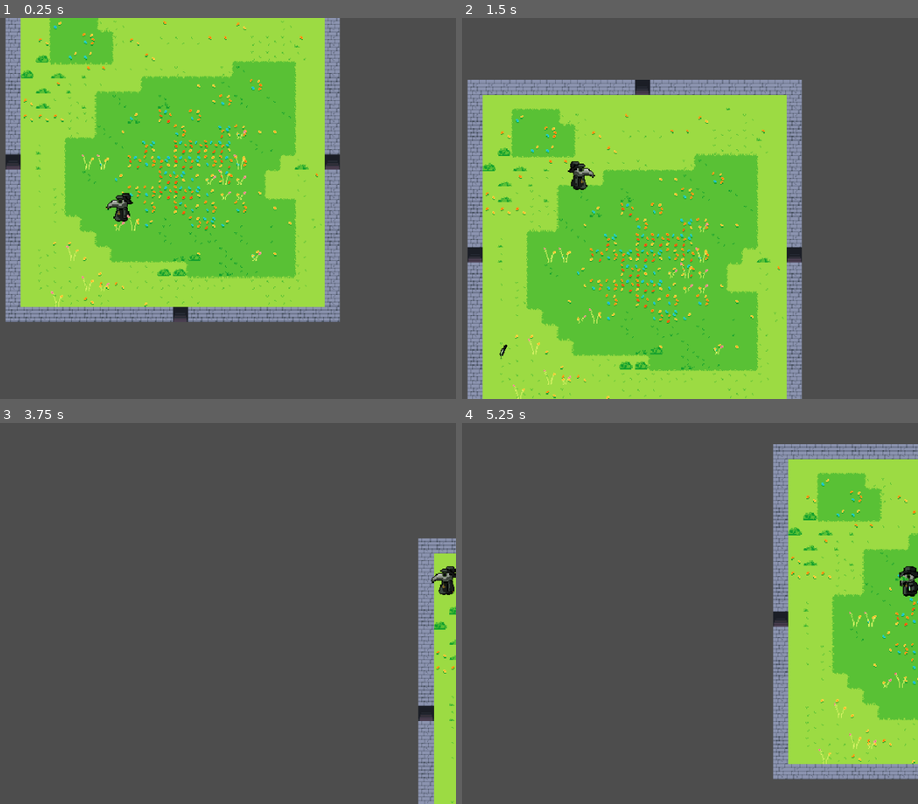
Above: before the commit, frames 1-4 (two rows, left to right).
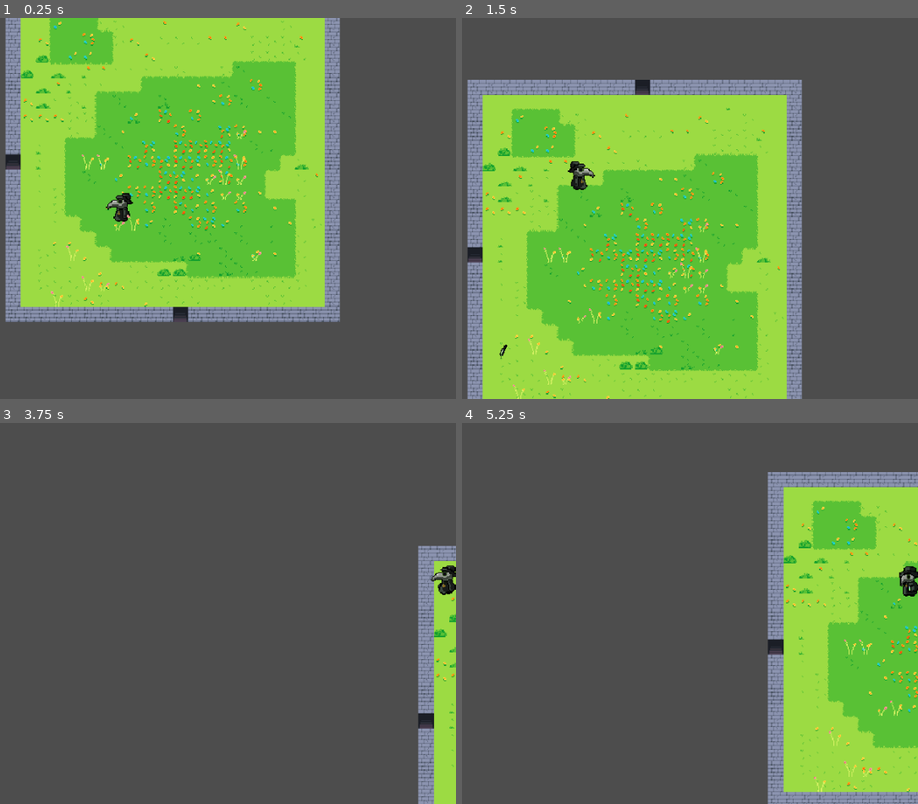
Above: after the commit, the same moments.

Repository: JohnHuber99/Black-Tower
Game: Godot game, scene res://Scenes/main.tscn
Same seed, same stepped clock (60 frames per second), same inputs: the game is played once before the commit and once after it.
Inputs (mouse positions are in pixels of both pictures, inside the frame that each line leads up to):
- Up to frame 1 (0.25 s): no input
- Up to frame 2 (1.5 s): move the mouse to (544, 284) at 0.52 s; hold W (up) from 0.53 s (still down); click (544, 284) at 0.6 s; move the mouse to (781, 265) at 1.27 s; tap K (down_camera) at 1.35 s
- Up to frame 3 (3.75 s): move the mouse to (outside the picture) at 2.02 s; release W (up) at 2.03 s; hold J (left_camera) 2.03-2.78 s; hold A (left) 2.03-3.53 s; move the mouse to (150, 613) at 2.77 s; tap L (right_camera) at 2.85 s; tap Enter at 3.5 s; move the mouse to (18, 518) at 3.52 s; hold S (down) from 3.53 s (still down); tap Mouse wheel down (scroll_down) at 3.6 s
- Up to frame 4 (5.25 s): move the mouse to (726, 594) at 4.27 s; release S (down) at 4.28 s; hold D (right) 4.28-5.03 s; tap Mouse wheel up (scroll_up) at 4.35 s; move the mouse to (outside the picture) at 5.02 s; hold W (up) from 5.03 s (still down); hold E (spell) from 5.03 s (still down)

The runs differ from the first frame. In frame 1, 0.1% of the frame differs, in the area x 71-75%, y 35-40%; in frame 2, 0.1%; in frame 3, 1.1%; in frame 4, 16%, in the area x 66-100%, y 5-100%.

Commit message:
Need to fix DungeonGeneration door code

Diff:
--- a/Scripts/DungeonRooms.gd
+++ b/Scripts/DungeonRooms.gd
@@ -347,7 +347,7 @@
 				isbigLeft = true
 
 	# Weighted Random Selection of if to add a Big Room or Long Room
-	if randf() < 1 and BIG in possible_types: # 1% Chance to add Big Room
+	if randf() < 0.01 and BIG in possible_types: # 1% Chance to add Big Room
 		if isbigLeft and isbigRight:
 			if randf() < 0.5:
 				placeBIGLeft(y, x)
@@ -358,7 +358,7 @@
 		else:
 			placeBIGLeft(y, x)
 		return BIG
-	elif randf() < 1 and LONG_H in possible_types: # 10% Chance to add Long Room
+	elif randf() < 0.1 and LONG_H in possible_types: # 10% Chance to add Long Room
 		if islongLeft and islongRight:
 			if randf() < 0.5:
 				placeLONG_HLeft(y, x)
